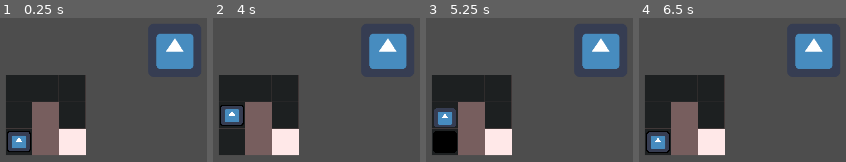
Above: before the commit, frames 1-4 (left to right).
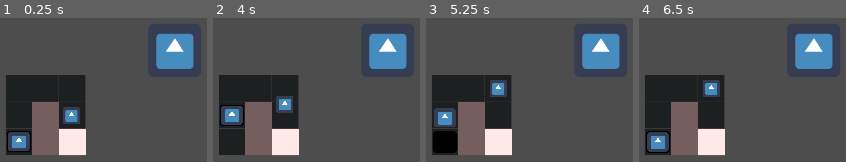
Above: after the commit, the same moments.

Repository: kin-ark/X_0
Game: Godot game, scene res://level.tscn
Same seed, same stepped clock (60 frames per second), same inputs: the game is played once before the commit and once after it. The engine's default icon, where the game draws it, is replaced by a stand-in: a white triangle on a blue panel in a dark square.
Inputs:
- Up to frame 1 (0.25 s): no input
- Up to frame 2 (4 s): tap Enter at 0.5, 2 s; hold D (right) 0.53-1.28 s; tap Space at 1.25, 2.75 s; hold S (down) 1.28-2.03 s; hold D (right) 2.03-2.78 s; hold W (up) 2.78-3.53 s; hold Q (left_eye) from 3.53 s (still down)
- Up to frame 3 (5.25 s): tap Enter at 5 s; release Q (left_eye) at 5.03 s; hold S (down) from 5.03 s (still down)
- Up to frame 4 (6.5 s): release S (down) at 5.78 s; hold D (right) from 5.78 s (still down)

The runs differ from the first frame. In frame 1, 1.0% of the frame differs, in the area x 30-39%, y 61-74%; in frame 2, 1.0%; in frame 3, 1.0%; in frame 4, 1.0%.

Commit message:
feat: enemy pathfinding

Diff:
--- /dev/null
+++ b/enemy_chase.gd
@@ -0,0 +1,39 @@
+extends Node2D
+@onready var tile_map_layer: PlayableArea = $"../TileMapLayer"
+@onready var player: Player = $"../Player"
+@onready var stage_manager: Node2D = $"../StageManager"
+
+var current_path: Array[Vector2i]
+
+# Called every frame. 'delta' is the elapsed time since the previous frame.
+func a_process(delta: float) -> void:
+	if current_path.is_empty():
+		return
+
+	var target_position = tile_map_layer.map_to_local(current_path.front())
+	global_position = global_position.move_toward(target_position, 5)
+
+	if global_position == target_position:
+		current_path.pop_front()
+
+func _unhandled_input(event: InputEvent) -> void:
+	var player_position = player.global_position
+	if event.is_action_pressed("left_eye"):
+		var is_walkable = tile_map_layer.is_point_walkable(player_position)
+		if is_walkable:
+			#print("yea")
+			current_path = tile_map_layer.astar.get_id_path(
+				tile_map_layer.local_to_map(global_position),
+				tile_map_layer.local_to_map(player_position)
+			).slice(1)
+
+			if current_path.is_empty(): return
+
+			var target_position = tile_map_layer.map_to_local(current_path.front())
+			var tween = get_tree().create_tween().set_trans(Tween.TRANS_SINE)
+			tween.tween_property(self, "global_position", target_position, 1)
+
+			if current_path.size() == 1:
+				tween.tween_callback(stage_manager.fail)
+			#print(current_path)
+			#print(current_path)
--- a/level.tscn
+++ b/level.tscn
@@ -1,9 +1,11 @@
-[gd_scene load_steps=7 format=4 uid="uid://baixjoveubu2p"]
+[gd_scene load_steps=9 format=4 uid="uid://baixjoveubu2p"]
 
 [ext_resource type="Texture2D" uid="uid://dvyenvqoy76km" path="res://tile.png" id="1_buqvk"]
-[ext_resource type="PackedScene" uid="uid://dnbrpve5d416o" path="res://player.tscn" id="2_o0vlv"]
+[ext_resource type="Script" path="res://tile_map_layer.gd" id="2_fe2wb"]
+[ext_resource type="PackedScene" uid="uid://cpddmacrnx1s6" path="res://player.tscn" id="2_o0vlv"]
 [ext_resource type="Texture2D" uid="uid://dgrmvtp5k53qh" path="res://icon.png" id="3_nr4s1"]
 [ext_resource type="Script" path="res://stage_manager.gd" id="4_b20c1"]
+[ext_resource type="Script" path="res://enemy_chase.gd" id="6_b8rlg"]
 
 [sub_resource type="TileSetAtlasSource" id="TileSetAtlasSource_s2kuh"]
 texture = ExtResource("1_buqvk")
@@ -29,6 +31,7 @@
 [node name="TileMapLayer" type="TileMapLayer" parent="."]
 tile_map_data = PackedByteArray("AAD+//7/AAAAAAAAAAD///7/AAAAAAAAAAAAAP7/AAAAAAAAAAAAAP//AAAAAAAAAAAAAAAAAAABAAEAAAD//wAAAAABAAAAAAD+/wAAAAAAAAAAAAD+////AAAAAAAAAAD/////AAABAAAAAAA=")
 tile_set = SubResource("TileSet_xhwa0")
+script = ExtResource("2_fe2wb")
 
 [node name="Camera2D" type="Camera2D" parent="TileMapLayer"]
 position = Vector2(-31, -28)
@@ -48,3 +51,11 @@
 
 [node name="StageManager" type="Node2D" parent="."]
 script = ExtResource("4_b20c1")
+
+[node name="EnemyChase" type="Node2D" parent="."]
+position = Vector2(30, -31)
+script = ExtResource("6_b8rlg")
+
+[node name="Sprite2D" type="Sprite2D" parent="EnemyChase"]
+scale = Vector2(0.324219, 0.324219)
+texture = ExtResource("3_nr4s1")
--- a/stage_manager.gd
+++ b/stage_manager.gd
@@ -15,3 +15,7 @@
 	if !is_stopped:
 		time_elapsed += delta
 		#$Label.text = str(time_elapsed).pad_decimals(2)
+
+
+func fail():
+	print("fail")
--- /dev/null
+++ b/tile_map_layer.gd
@@ -0,0 +1,33 @@
+extends TileMapLayer
+class_name PlayableArea
+
+var astar = AStarGrid2D.new()
+var map_rect = Rect2i()
+
+# Called when the node enters the scene tree for the first time.
+func _ready() -> void:
+	var tilemap_size = get_used_rect().end - get_used_rect().position
+	map_rect = Rect2i(get_used_rect().position, tilemap_size)
+
+	var tile_size = get_tile_set().tile_size
+
+	astar.region = map_rect
+	astar.cell_size = tile_size
+	astar.default_compute_heuristic = AStarGrid2D.HEURISTIC_MANHATTAN
+	astar.default_estimate_heuristic = AStarGrid2D.HEURISTIC_MANHATTAN
+	astar.diagonal_mode = AStarGrid2D.DIAGONAL_MODE_NEVER
+	astar.update()
+
+	for i in range(get_used_rect().position.x, get_used_rect().end.x):
+		for j in range(get_used_rect().position.y, get_used_rect().end.y):
+			var coords = Vector2i(i, j)
+			var tile_data = get_cell_tile_data(coords)
+			if not tile_data or (tile_data.get_custom_data("walkable") == false):
+				astar.set_point_solid(coords)
+
+# Called every frame. 'delta' is the elapsed time since the previous frame.
+func is_point_walkable(position):
+	var map_position = local_to_map(position)
+	if map_rect.has_point(map_position) and not astar.is_point_solid(map_position):
+		return true
+	return false
Not shown: 1 places in player.tscn that only renumber resources
